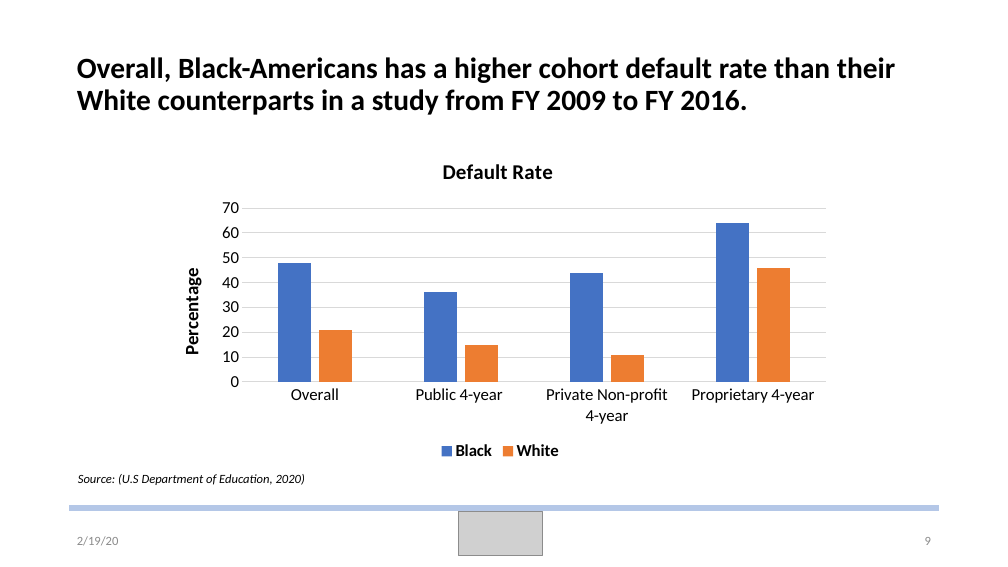
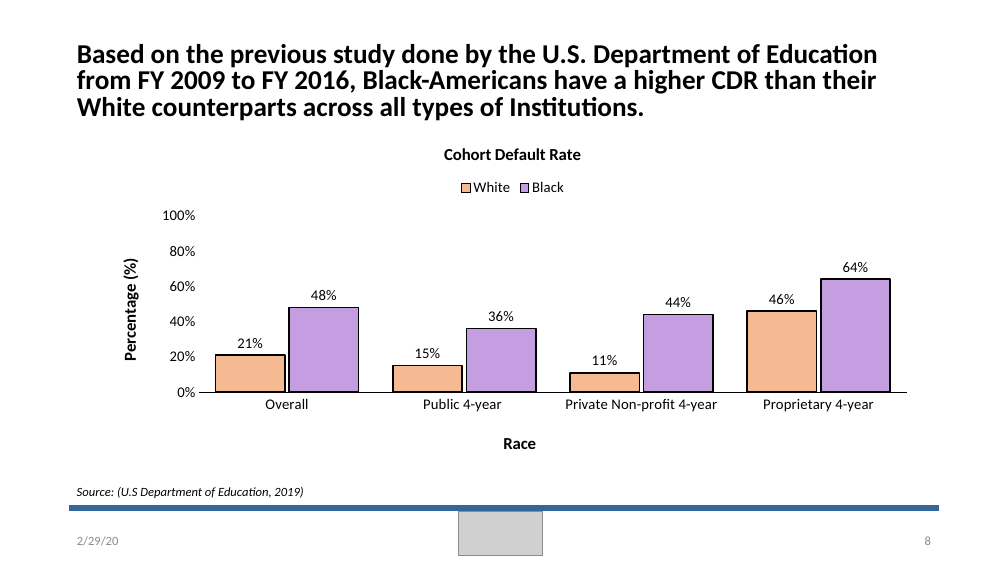
Before and after one commit to NU-Noise/Analysis-of-Cohort-Default-Rates-in-Post-Secondary-Education, a slide deck: slide 8 of proposal/defaultRates.pptx (slide 9 before the commit). Drawn at 1008x567 pixels with LibreOffice and Linux fonts; fonts in the diff are those of the drawing; grey boxes stand for pictures. Boxes give left, top, right and bottom in pixels: in the first picture for what was removed or moved away, otherwise in the second. Text is boxed around its words. In the diff, an @@ line names an element or a change of style, - is before the commit and + after.

```diff
--- a/proposal/defaultRates.pptx
+++ b/proposal/defaultRates.pptx
@@ title removed at [77, 57, 895, 115] @@
-Overall, Black-Americans has a higher cohort default rate than their White counterparts in a study from FY 2009 to FY 2016.
@@ text added at [77, 44, 878, 121], 25.9 pt, text #000000, bold @@
+Based on the previous study done by the U.S. Department of Education from FY 2009 to FY 2016, Black-Americans have a higher CDR than their White counterparts across all types of Institutions.
@@ column chart at [101, 129, 923, 464] @@
@@ title "Default Rate  " to "Cohort Default Rate " @@
-Black: 48, 36, 44, 64
+White: 0.21, 0.15, 0.11, 0.46
@@ colour of White #4472C4 to #F6BA92 @@
@@ data labels of White added @@
-White: 21, 15, 11, 46
+Black: 0.48, 0.36, 0.44, 0.64
@@ colour of Black #ED7D31 to #C59EE2 @@
@@ data labels of Black added @@
@@ category axis title "" to "Race " @@
@@ value axis title "Percentage " to "Percentage (%) " @@
@@ legend changed @@
@@ category axis changed @@
@@ value axis changed @@
@@ bar spacing changed @@
@@ lettering changed @@
@@ column chart: place and size @@
-column chart at [161, 142, 839, 465]
+column chart at [101, 129, 923, 464]
@@ line (939, 508) - (70, 508): stroke #B4C7E7 6 pt to #336699 6 pt @@
@@ text at [77, 487, 303, 498]: text changed @@
-Source: (U.S Department of Education, 2020)
+Source: (U.S Department of Education, 2019)
```
Also in this commit, not shown: 7 other slides changed, 8 slides added, 8 slides removed.
